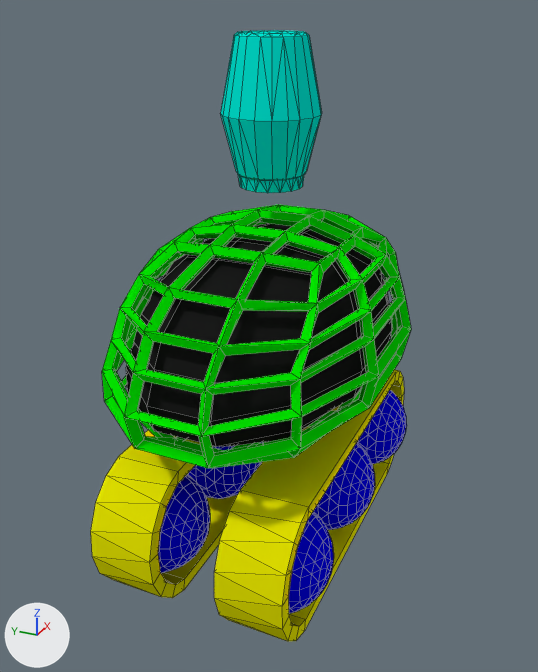
Renders of the Blender file Cyberspace/Assets/Models/Player/Player Ship-Tank-Land Form.blend from each side of a commit.
Before and after are seen from a 50 mm camera at (-4.86, -2.17, 3.64) aimed at (-0.08, -0.02, 1.25). The axes (+X, +Y, +Z) are drawn at lower left. The lights are the same throughout. Mesh edges are drawn as thin lines.

Script lines for the objects in view, before the commit:
```python
me_cube_001 = bpy.data.meshes.new('Cube.001')
me_cube_001.from_pydata(...)  # 92 vertices, 90 faces; spans x -1.56..1.56, y -0.95..0.95, z -0.47..0.9
me_cube_001.materials.append(mat_shell)  # green #04e700
me_cylinder_001 = bpy.data.meshes.new('Cylinder.001')
me_cylinder_001.from_pydata(...)  # 68 vertices, 34 faces; spans x -1.5..1.5, y -0.55..0.55, z -0.25..0.25
me_cylinder_001.materials.append(mat_track)  # yellow #e7e700
me_sphere_001 = bpy.data.meshes.new('Sphere.001')
me_sphere_001.from_pydata(...)  # a UV sphere (32 segments, 16 rings, poles along z) spanning x -0.4..0.4, y -0.4..0.4, z -0.4..0.4
me_sphere_001.materials.append(mat_wheel)  # blue #0100e7
ob_shell = bpy.data.objects.new('Shell', me_cube_001)
ob_shell.parent = ob_player_s_ship_tank
ob_shell.location = (0.0, 0.0, 1.2)
_m = ob_shell.modifiers.new('Wireframe', 'WIREFRAME')
_m.thickness = 0.1
_m.use_even_offset = False
ob_sphere = bpy.data.objects.new('Sphere', me_sphere_001)
ob_sphere.parent = ob_track
ob_sphere.matrix_parent_inverse = Matrix(((1.0, 0.0, 0.0, 0.0), (0.0, 0.0, 1.0, 0.0), (0.0, -1.0, 0.0, -0.5), (0.0, 0.0, 0.0, 1.0)))
ob_sphere.location = (0.0, -0.5, 0.0)
ob_sphere.rotation_euler = (1.571, 0.0, 0.0)  # degrees (90, 0, 0)
_m = ob_sphere.modifiers.new('Decimate', 'DECIMATE')
_m.ratio = 0.5
ob_track = bpy.data.objects.new('Track', me_cylinder_001)
ob_track.parent = ob_player_s_ship_tank
ob_track.location = (0.0, -0.5, 0.0)
ob_track.rotation_euler = (1.571, 0.0, 0.0)  # degrees (90, 0, 0)
_m = ob_track.modifiers.new('Solidify', 'SOLIDIFY')
_m.thickness = 0.15
_m.thickness_clamp = 1.0
_m.nonmanifold_thickness_mode = 'FIXED'
_m.nonmanifold_merge_threshold = 0.0003
_m = ob_track.modifiers.new('Decimate', 'DECIMATE')
_m.ratio = 0.5
# also in view: 'Sphere.003' at (-1.0, 0.5, 0.0); 'Track.001' at (0.0, 0.5, 0.0); 'Gun' at (0.0, 0.0, 2.91); 'Sphere.001' at (1.0, -0.5, 0.0); 'Center' at (0.0, 0.0, 1.4)
```
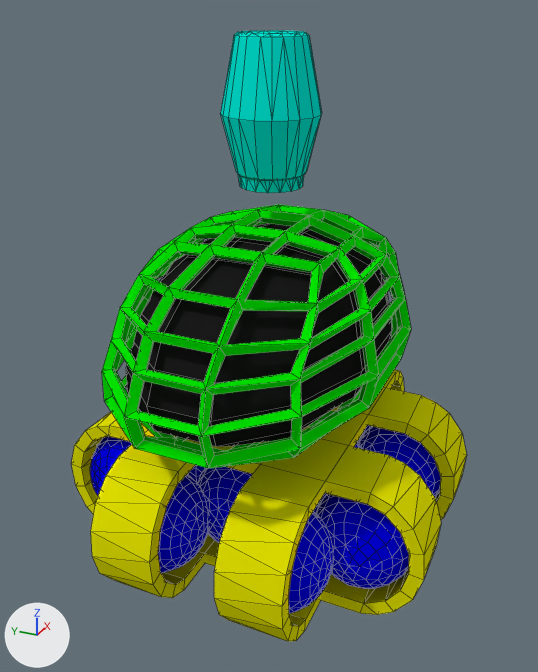
The change, as a list of edits to the scene's bpy script:
```text
Add ob_sphere_007:
    ob_sphere_007 = bpy.data.objects.new('Sphere.007', me_sphere_001.copy())  # the mesh of ob_sphere
    ob_sphere_007.parent = ob_track_002
    ob_sphere_007.matrix_parent_inverse = Matrix(((1.0, 0.0, 0.0, 0.0), (0.0, 0.0, 1.0, 0.0), (0.0, -1.0, 0.0, 0.5), (0.0, 0.0, 0.0, 1.0)))
    ob_sphere_007.location = (1.0, 0.5, 0.0)
    ob_sphere_007.rotation_euler = (1.571, 0.0, 0.0)  # degrees (90, 0, 0)
    _m = ob_sphere_007.modifiers.new('Decimate', 'DECIMATE')
    _m.ratio = 0.5
Add ob_track_002:
    ob_track_002 = bpy.data.objects.new('Track.002', me_cylinder_001.copy())  # the mesh of ob_track
    ob_track_002.parent = ob_player_s_ship_tank
    ob_track_002.location = (0.5, 0.0, 0.0)
    ob_track_002.rotation_euler = (1.571, 0.0, -1.571)  # degrees (90, 0, -90)
    _m = ob_track_002.modifiers.new('Solidify', 'SOLIDIFY')
    _m.thickness = 0.15
    _m.thickness_clamp = 1.0
    _m.nonmanifold_thickness_mode = 'FIXED'
    _m.nonmanifold_merge_threshold = 0.0003
    _m = ob_track_002.modifiers.new('Decimate', 'DECIMATE')
    _m.ratio = 0.5
Add ob_sphere_009:
    ob_sphere_009 = bpy.data.objects.new('Sphere.009', me_sphere_001.copy())  # the mesh of ob_sphere
    ob_sphere_009.parent = ob_track_003
    ob_sphere_009.matrix_parent_inverse = Matrix(((1.0, 0.0, 0.0, 0.0), (0.0, 0.0, 1.0, 0.0), (0.0, -1.0, 0.0, -0.5), (0.0, 0.0, 0.0, 1.0)))
    ob_sphere_009.location = (-1.0, -0.5, 0.0)
    ob_sphere_009.rotation_euler = (1.571, 0.0, 0.0)  # degrees (90, 0, 0)
    _m = ob_sphere_009.modifiers.new('Decimate', 'DECIMATE')
    _m.ratio = 0.5
Add ob_track_003:
    ob_track_003 = bpy.data.objects.new('Track.003', me_cylinder_001.copy())  # the mesh of ob_track
    ob_track_003.parent = ob_player_s_ship_tank
    ob_track_003.location = (-0.5, 0.0, 0.0)
    ob_track_003.rotation_euler = (1.571, 0.0, -1.571)  # degrees (90, 0, -90)
    _m = ob_track_003.modifiers.new('Solidify', 'SOLIDIFY')
    _m.thickness = 0.15
    _m.thickness_clamp = 1.0
    _m.nonmanifold_thickness_mode = 'FIXED'
    _m.nonmanifold_merge_threshold = 0.0003
    _m = ob_track_003.modifiers.new('Decimate', 'DECIMATE')
    _m.ratio = 0.5
Add ob_sphere_010:
    ob_sphere_010 = bpy.data.objects.new('Sphere.010', me_sphere_001.copy())  # the mesh of ob_sphere
    ob_sphere_010.parent = ob_track_003
    ob_sphere_010.matrix_parent_inverse = Matrix(((1.0, 0.0, 0.0, 0.0), (0.0, 0.0, 1.0, 0.0), (0.0, -1.0, 0.0, -0.5), (0.0, 0.0, 0.0, 1.0)))
    ob_sphere_010.location = (1.0, -0.5, 0.0)
    ob_sphere_010.rotation_euler = (1.571, 0.0, 0.0)  # degrees (90, 0, 0)
    _m = ob_sphere_010.modifiers.new('Decimate', 'DECIMATE')
    _m.ratio = 0.5
Add ob_sphere_011:
    ob_sphere_011 = bpy.data.objects.new('Sphere.011', me_sphere_001.copy())  # the mesh of ob_sphere
    ob_sphere_011.parent = ob_track_003
    ob_sphere_011.matrix_parent_inverse = Matrix(((1.0, 0.0, 0.0, 0.0), (0.0, 0.0, 1.0, 0.0), (0.0, -1.0, 0.0, -0.5), (0.0, 0.0, 0.0, 1.0)))
    ob_sphere_011.location = (0.0, -0.5, 0.0)
    ob_sphere_011.rotation_euler = (1.571, 0.0, 0.0)  # degrees (90, 0, 0)
    _m = ob_sphere_011.modifiers.new('Decimate', 'DECIMATE')
    _m.ratio = 0.5
```

Where the change shows, as pixel boxes [x1, y1, x2, y2] in the pictures (538 x 672 px):
'Track.003', added (yellow): after [71, 412, 441, 615]
'Sphere.010', added (blue): after [316, 494, 409, 589]
'Track.002', added (yellow): after [367, 388, 467, 520]
'Sphere.007', added (blue): after [358, 426, 441, 497]
'Sphere.011', added (blue): after [198, 467, 252, 543]
'Sphere.009', added (blue): after [90, 436, 132, 495]
'Sphere', unchanged, covered by the edit: before [313, 443, 375, 530]; after [313, 443, 363, 514]
'Sphere.001', unchanged, covered by the edit: before [357, 390, 407, 464]; after [357, 425, 372, 443]
'Sphere.005', unchanged, covered by the edit: before [188, 442, 264, 499]; after [188, 465, 205, 483]
